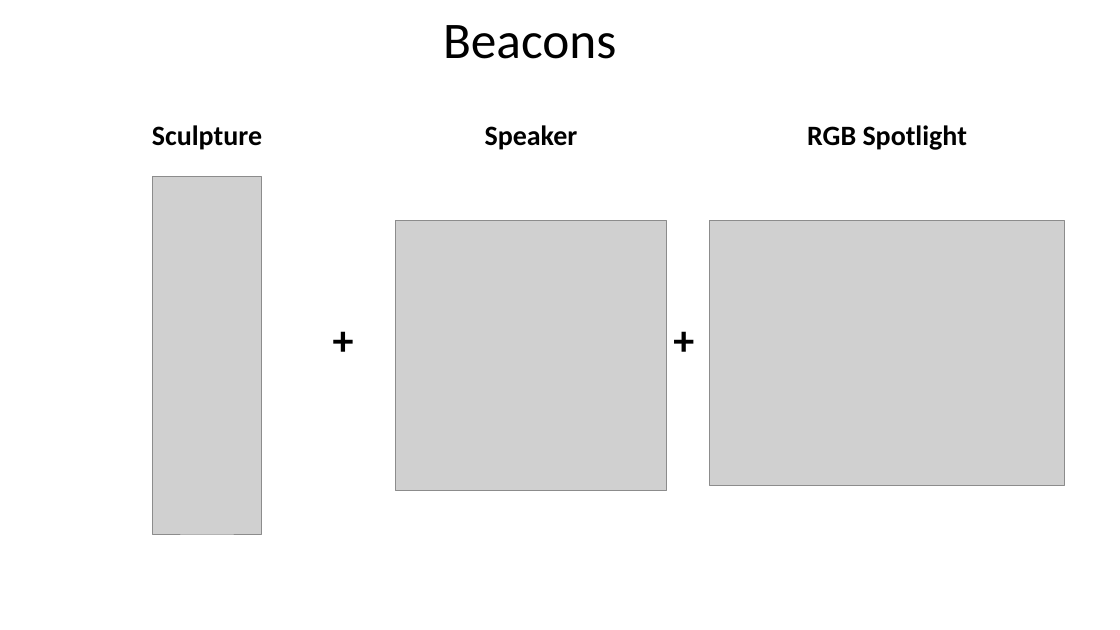
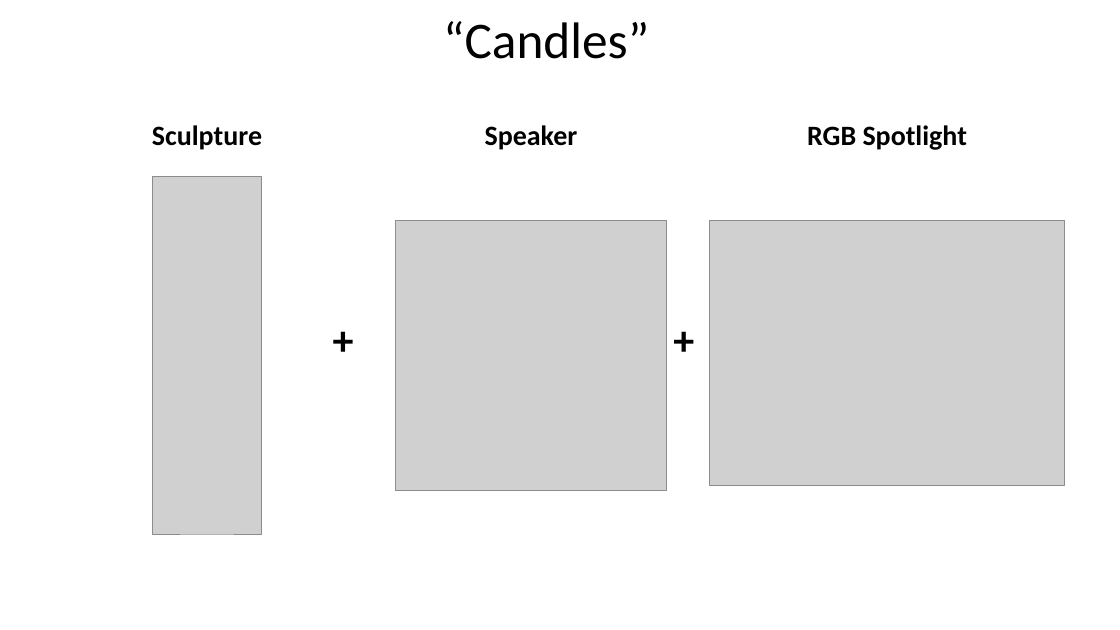
Before and after one commit to mmandel/8Nights2, a slide deck: slide 5 of docs/8NightsVRDesign.pptx. Drawn at 1120x630 pixels with LibreOffice and Linux fonts; fonts in the diff are those of the drawing; grey boxes stand for pictures. Boxes give left, top, right and bottom in pixels: in the first picture for what was removed or moved away, otherwise in the second. Text is boxed around its words. In the diff, an @@ line names an element or a change of style, - is before the commit and + after.

Commit message:
basic game loop working
you can light beacons one at a time.  not required to walk on a path
(yet) tho

```diff
--- a/docs/8NightsVRDesign.pptx
+++ b/docs/8NightsVRDesign.pptx
@@ text at box(443, 21, 649, 59): text changed @@
-Beacons
+“Candles”
```
Also in this commit, not shown: 1 other slide changed, 13 other files.
